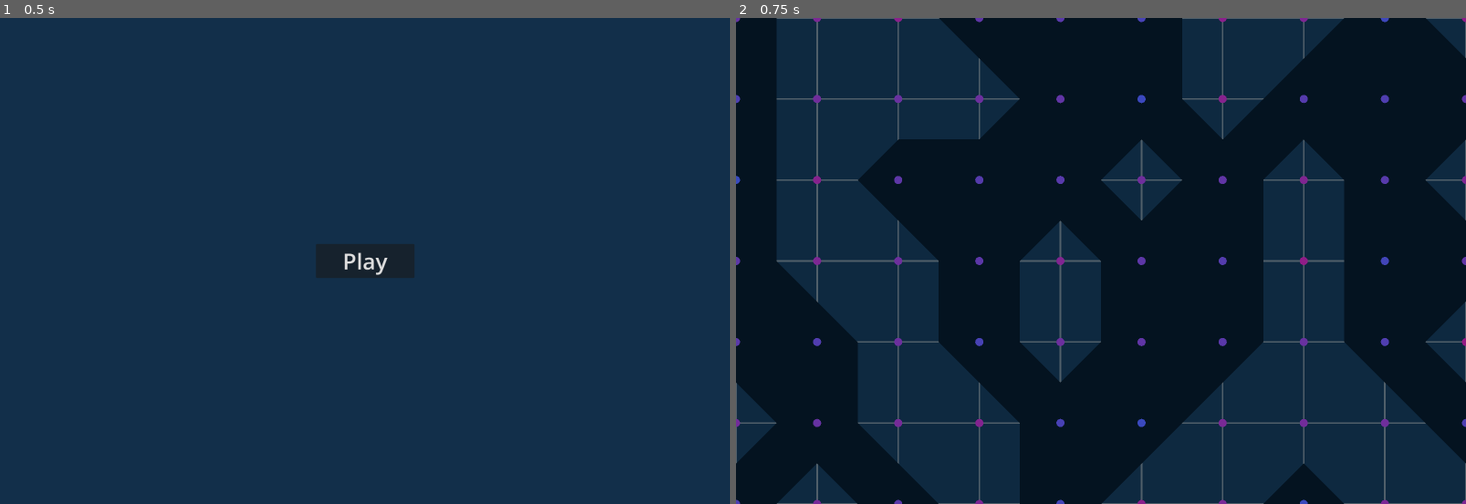
Above: before the commit, frames 1-2 (left to right).
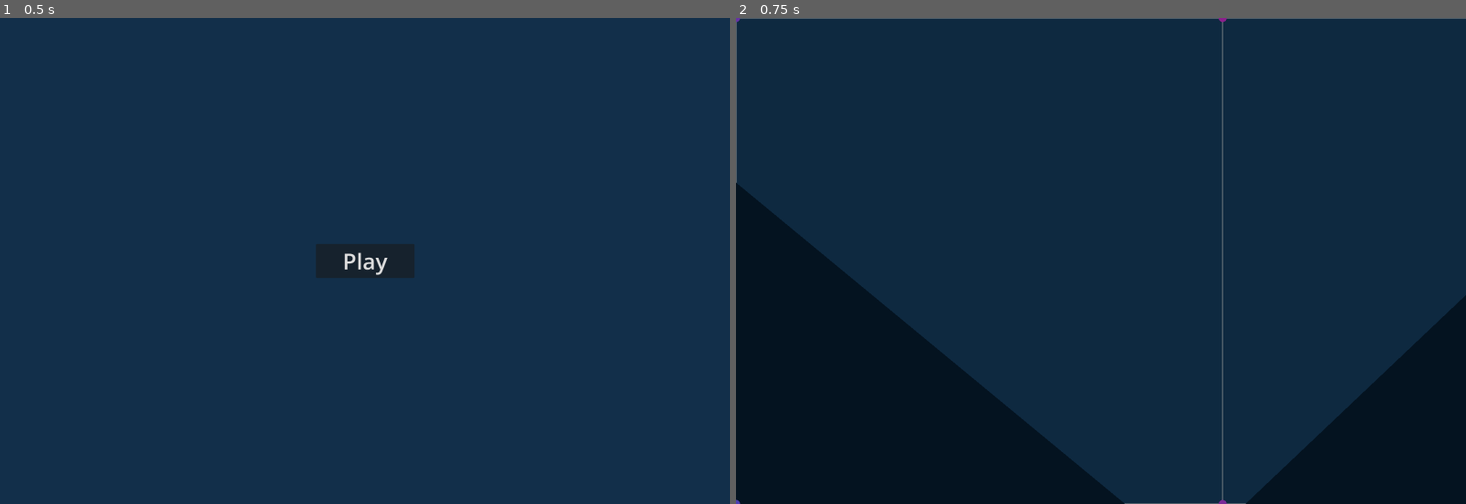
Above: after the commit, the same moments.

Repository: TrevorBuchanan/TestGogotGame
Game: Godot game, scene res://scenes/main.tscn
Two runs of this game, one before a commit and one after it. Both use one fixed random seed, a clock stepped at 60 frames per second and the inputs below.
Inputs:
- Up to frame 1 (0.5 s): no input
- Up to frame 2 (0.75 s): click "Play" at 0.5 s

Frame 1 is identical in both runs. In frame 2, 59% of the frame differs, in the area x 0-100%, y 0-100%.

Commit message:
Mock up interpolation and bug fixes

Diff:
--- a/scenes/test_marching_squares.tscn
+++ b/scenes/test_marching_squares.tscn
@@ -17,7 +17,7 @@
 point_color2 = Color(0, 0.400342, 0.889128, 1)
 line_color = Color(0.980392, 0.921569, 0.843137, 0.278431)
 marching_square_color = Color(0.0166773, 0.0733041, 0.127261, 1)
-isolevel = 0.49
-grid_size = 200
+ground_threshold = 0.53
+grid_size = 1200
 noise = SubResource("NoiseTexture2D_dtf1j")
-lerp = false
+lerp_scale = 2.74
--- a/scripts/test_marching_squares.gd
+++ b/scripts/test_marching_squares.gd
@@ -5,12 +5,14 @@
 @export var point_color2 : Color = Color.RED
 @export var line_color : Color = Color.ANTIQUE_WHITE
 @export var marching_square_color : Color = Color.AQUAMARINE
-@export_range(0, 1, 0.01) var isolevel : float = 0.5
+@export_range(0, 1, 0.01) var ground_threshold : float = 0.5
 @export var grid_size : int = 50
 @export var width : int = 1800
 @export var height : int = 1200
 @export var noise : NoiseTexture2D
 @export var lerp : bool = true
+@export_range(0, 1, 0.01) var bias : float = 0.5
+@export var lerp_scale : float = 0
 
 func _input(event):
 	if event.is_action_pressed("ui_cancel"):
@@ -45,10 +47,6 @@
 			j = 0
 			while j <= height:
 				var value = (noise.noise.get_noise_2d(i, j) + 1.0) / 2.0
-				#if value > isolevel:
-					#value = 1.0
-				#else:
-					#value = 0.0
 				var lerp_color = point_color1.lerp(point_color2, value)
 				draw_circle(Vector2(i, j), 10, lerp_color)
 				j += grid_size
@@ -75,42 +73,41 @@
 					 [7, 2, 3, 7, 4, 2, 4, 1, 2],
 					 [0, 1, 3, 1, 2, 3]]
 
-	if noise and noise.noise:
-		var pt_vals = [0, 0, 0, 0]
-		var square_index = 0b0000
-		var i = 0
-		var j = 0
-		while j < height:
-			i = 0
-			while i < width:
-				pt_vals = [0, 0, 0, 0]
-				pt_vals[0] = (noise.noise.get_noise_2d(i, j) + 1.0) / 2.0
-				pt_vals[1] = (noise.noise.get_noise_2d(i + grid_size, j) + 1.0) / 2.0
-				pt_vals[2] = (noise.noise.get_noise_2d(i + grid_size, j + grid_size) + 1.0) / 2.0
-				pt_vals[3] = (noise.noise.get_noise_2d(i, j + grid_size) + 1.0) / 2.0
+	var pt_vals = [0, 0, 0, 0]
+	var square_index = 0b0000
+	var i = 0
+	var j = 0
+	while j < height:
+		i = 0
+		while i < width:
+			pt_vals = [0, 0, 0, 0]
+			square_index = 0b0000
+			pt_vals[0] = (noise.noise.get_noise_2d(i, j) + 1.0) / 2.0
+			pt_vals[1] = (noise.noise.get_noise_2d(i + grid_size, j) + 1.0) / 2.0
+			pt_vals[2] = (noise.noise.get_noise_2d(i + grid_size, j + grid_size) + 1.0) / 2.0
+			pt_vals[3] = (noise.noise.get_noise_2d(i, j + grid_size) + 1.0) / 2.0
 
-				if pt_vals[0] > isolevel:
-					square_index |= 0b0001
-				if pt_vals[1] > isolevel:
-					square_index |= 0b0010
-				if pt_vals[2] > isolevel:
-					square_index |= 0b0100
-				if pt_vals[3] > isolevel:
-					square_index |= 0b1000
+			if pt_vals[0] > ground_threshold:
+				square_index |= 0b0001
+			if pt_vals[1] > ground_threshold:
+				square_index |= 0b0010
+			if pt_vals[2] > ground_threshold:
+				square_index |= 0b0100
+			if pt_vals[3] > ground_threshold:
+				square_index |= 0b1000
 
-				var offsets = get_offsets(pt_vals, square_index)
+			var offsets = get_offsets(pt_vals, square_index)
 
-				var tris = triTable[square_index]
-				var k = 0
-				while k < len(tris): # Draw a triangle
-					var points = PackedVector2Array([Vector2(i + offsets[tris[k]][0], j + offsets[tris[k]][1]),
-										Vector2(i + offsets[tris[k + 1]][0], j + offsets[tris[k + 1]][1]),
-										Vector2(i + offsets[tris[k + 2]][0], j + offsets[tris[k + 2]][1])])
-					draw_polygon(points, [marching_square_color])
-					k += 3
-				i += grid_size
-				square_index = 0b0000
-			j += grid_size
+			var tris = triTable[square_index]
+			var k = 0
+			while k < len(tris): # Draw a triangle
+				var points = PackedVector2Array([Vector2(i + offsets[tris[k]][0], j + offsets[tris[k]][1]),
+									Vector2(i + offsets[tris[k + 1]][0], j + offsets[tris[k + 1]][1]),
+									Vector2(i + offsets[tris[k + 2]][0], j + offsets[tris[k + 2]][1])])
+				draw_polygon(points, [marching_square_color])
+				k += 3
+			i += grid_size
+		j += grid_size
 
 func get_offsets(points_values, square_index):
 	# Edge table to aid in linear interpolation to create smoothing
@@ -129,29 +126,22 @@
 	var edges = edgeTable[square_index]
 
 	if lerp:
+		if edges & 0b1000 > 0:
+			offsets[4][0] = marching_squares_lerp(points_values[0], points_values[1])
+		if edges & 0b0100 > 0:
+			offsets[5][1] = marching_squares_lerp(points_values[1], points_values[2])
+		if edges & 0b0010 > 0:
+			offsets[6][0] = marching_squares_lerp(points_values[3], points_values[2])
 		if edges & 0b0001 > 0:
-			offsets[4][0] += marching_squares_lerp(points_values[0], points_values[1])
-			pass
-		elif edges & 0b0010 > 0:
-			offsets[5][1] += marching_squares_lerp(points_values[1], points_values[2])
-			pass
-		elif edges & 0b0100 > 0:
-			offsets[6][0] += marching_squares_lerp(points_values[3], points_values[2])
-			pass
-		elif edges & 0b1000 > 0:
-			offsets[7][1] += marching_squares_lerp(points_values[0], points_values[3])
-			pass
+			offsets[7][1] = marching_squares_lerp(points_values[0], points_values[3])
 	return offsets
 
 func marching_squares_lerp(val1, val2):
-	if (abs(isolevel - val1) < 0.00001):
-		return 0.0
-	if (abs(isolevel - val2) < 0.00001):
-		return grid_size
-	if (abs(val1 - val2) < 0.00001):
-		return  0
-	var res = (isolevel - val1) / (val2 - val1) * grid_size
-	return (isolevel - val1) / (val2 - val1) * grid_size
+	var shift = bias + ((val1 * 0.5) - (val2 * 0.5)) * lerp_scale
+	return lerp(0, grid_size, shift)
+	#var mu = (ground_threshold - val1) / (val2 - val1)
+	#return mu
+
 
 func back_to_menu():
 	# Load the new scene
